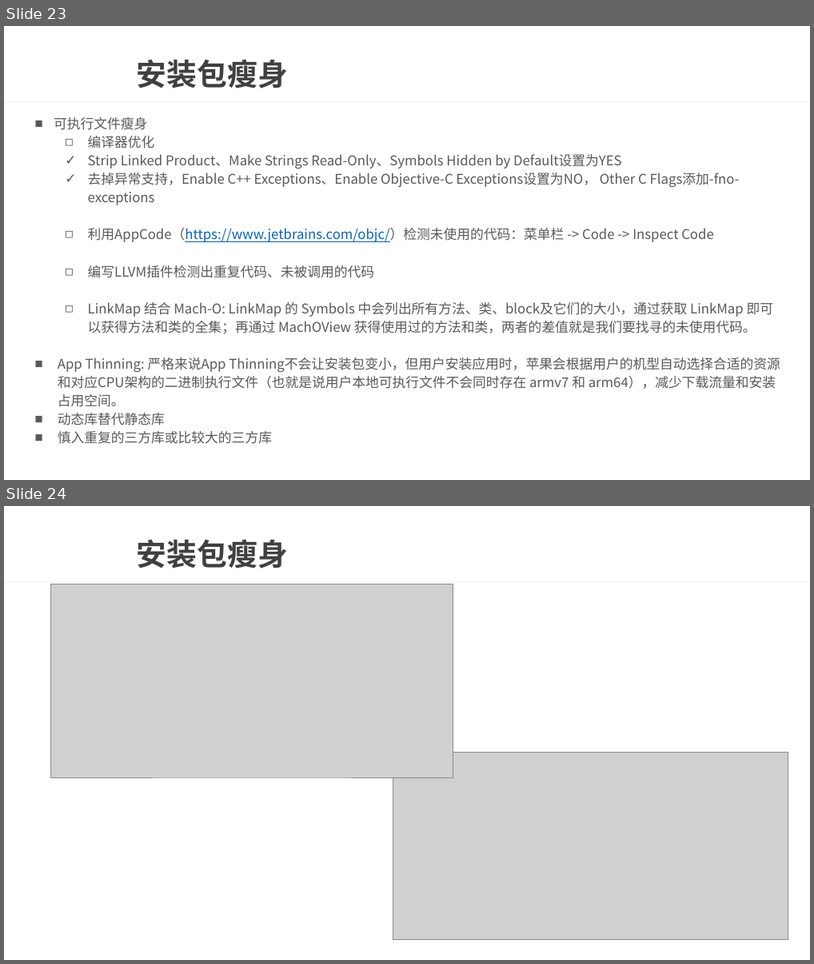
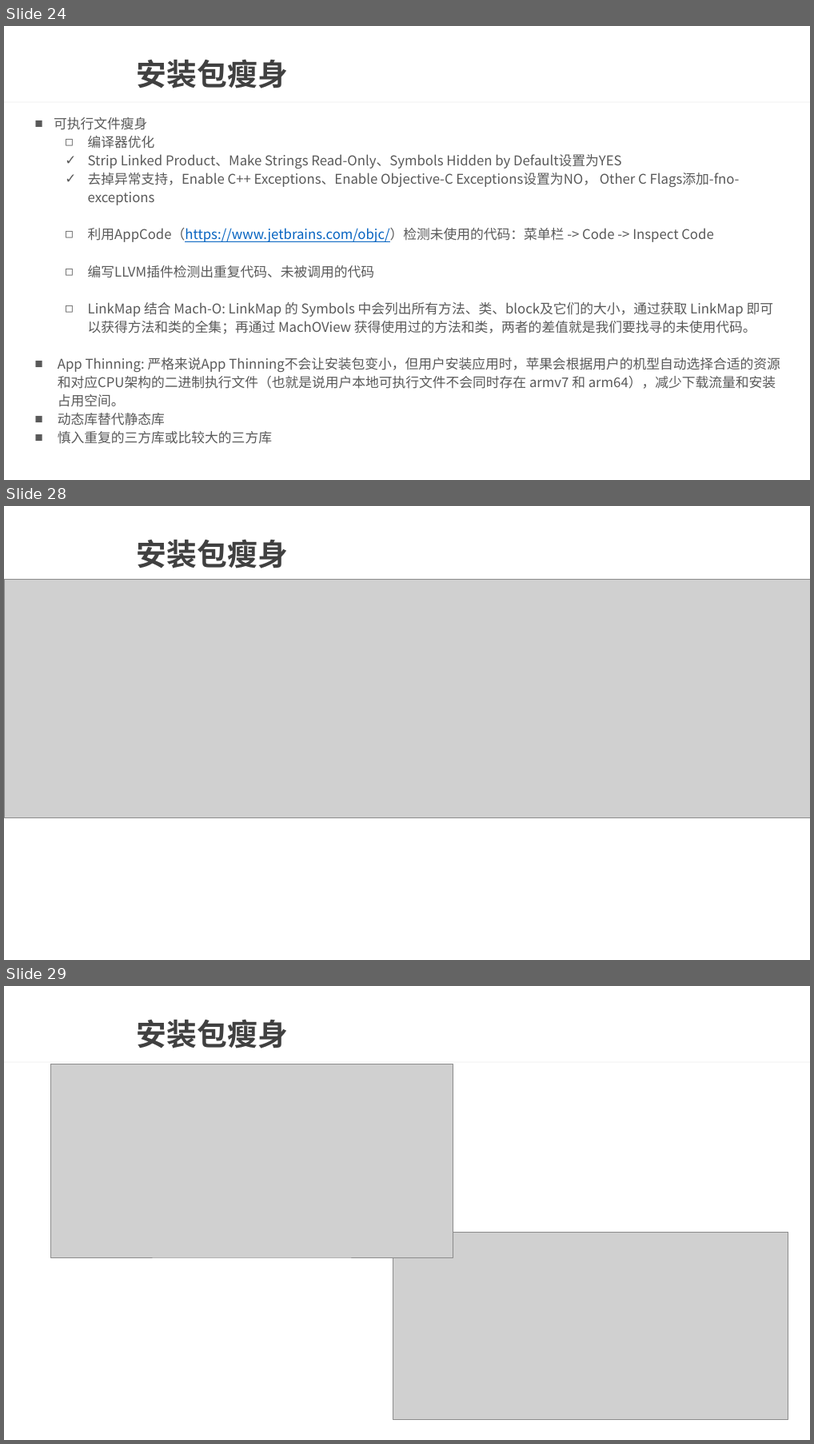
Before and after one commit to wtj900/wtj900.github.io, a slide deck: file/面试文档/06-性能优化.pptx. Shown one above the other, each under a label of ours: slides 23 and 24 before the commit, slides 24, 28 and 29 after it; the slides between them are not shown. The pictures are 814x964 and 814x1444 pixels, drawn with LibreOffice and Linux fonts; fonts in the diff are those of the drawing; grey boxes stand for pictures; background and template pictures are left out. Boxes give left, top, right and bottom in pixels: in the first picture for what was removed or moved away, otherwise in the second. Text is boxed around its words. In the diff, an @@ line names an element or a change of style, - is before the commit and + after.

```diff
--- a/file/面试文档/06-性能优化.pptx
+++ b/file/面试文档/06-性能优化.pptx
@@ slide 28 added at [4, 506, 810, 960], background picture (left out); not listed: 1 template element that a slide beside it also shows @@
@@ title added at [137, 539, 288, 568], 36 pt, text #404040, bold @@
+安装包瘦身
@@ picture added at [4, 579, 810, 817] @@
@@ what was slide 23 is now slide 24 @@
@@ what was slide 24 is now slide 29 @@
```
Also in this commit, not shown: 3 slides changed, 5 other slides added.
